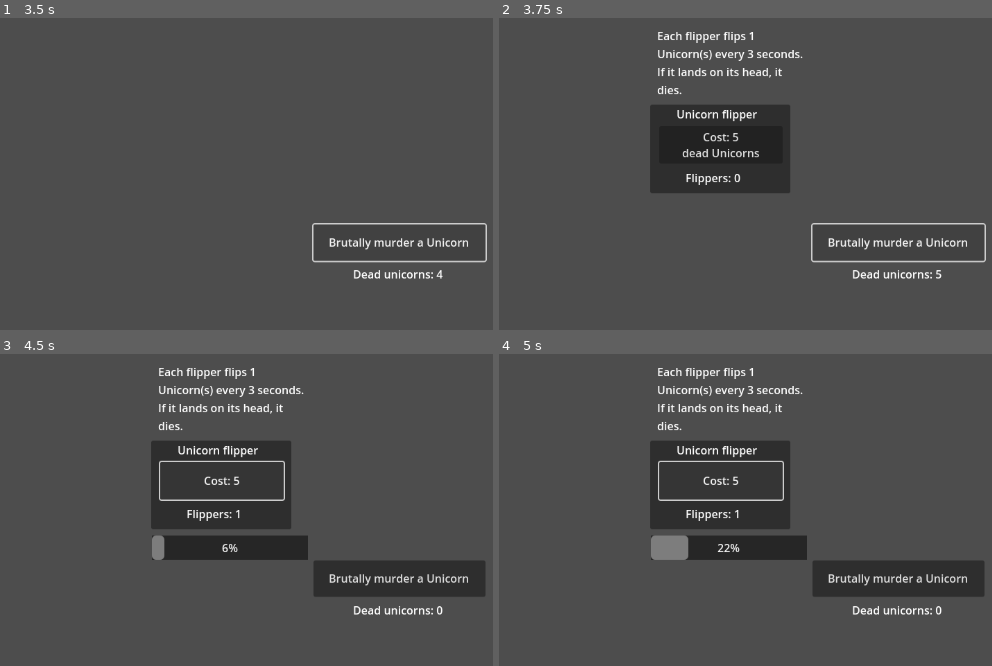
Above: before the commit, frames 1-4 (two rows, left to right).
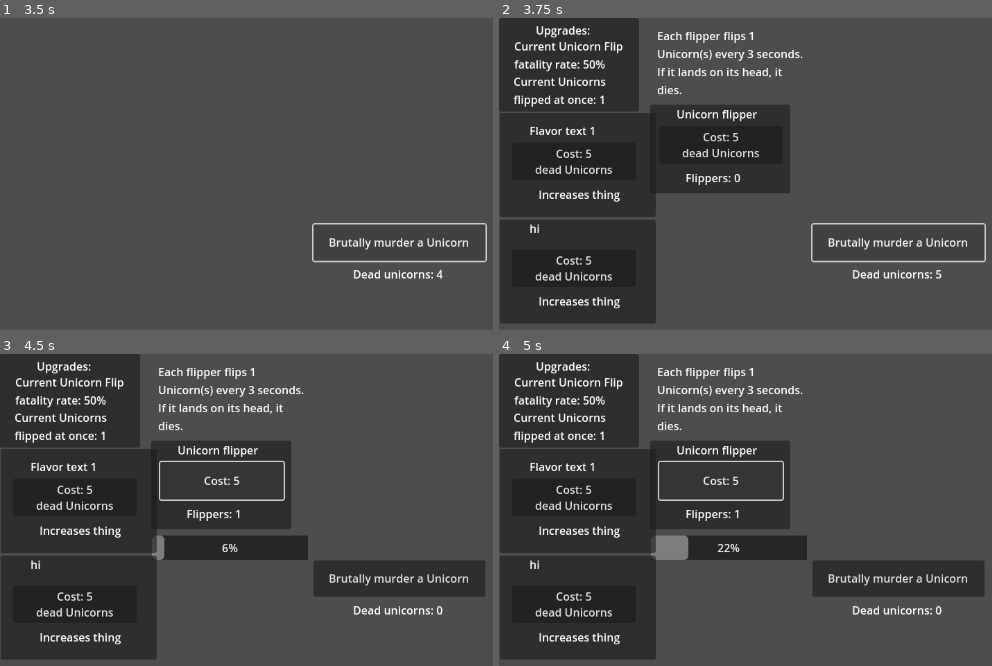
Above: after the commit, the same moments.

Repository: LoonTonk/Unicorn-Flipper
Game: Godot game, scene res://control.tscn
The game is run twice, just before and just after one commit, with the same random seed, the same clock (stepped at 60 frames per second) and the same inputs.
Inputs:
- Up to frame 1 (3.5 s): click "Brutally murder a Unicorn" at 0.5 s; click "Brutally murder a Unicorn" at 1.25 s; click "Brutally murder a Unicorn" at 2 s; tap Enter at 2.75 s
- Up to frame 2 (3.75 s): tap Space at 3.5 s
- Up to frame 3 (4.5 s): click "Cost: 5 dead Unicorns" at 4.25 s
- Up to frame 4 (5 s): no input

Frame 1 is identical in both runs. In frame 2, 28% of the frame differs, in the area x 0-32%, y 0-98%; in frame 3, 28%; in frame 4, 28%.

Commit message:
upgrades WIP

Diff:
--- a/multiplier upgrade.tscn
+++ b/multiplier upgrade.tscn
@@ -1,4 +1,6 @@
-[gd_scene format=3 uid="uid://dyjst5h8x82i4"]
+[gd_scene load_steps=2 format=3 uid="uid://dyjst5h8x82i4"]
+
+[ext_resource type="Script" path="res://probIncrease.gd" id="1_inawk"]
 
 [node name="Unicorn flipper" type="Panel"]
 custom_minimum_size = Vector2(170, 100)
@@ -53,7 +55,7 @@
 offset_top = 14.0
 offset_right = 160.0
 offset_bottom = 40.0
-text = "Unicorn flipper"
+text = "Flavor text 1"
 
 [node name="Label2" type="Label" parent="VScrollBar/VBoxContainer/Panel"]
 layout_mode = 0
@@ -62,6 +64,7 @@
 offset_right = 174.0
 offset_bottom = 132.0
 text = "Increases thing"
+script = ExtResource("1_inawk")
 
 [node name="Button" type="Button" parent="VScrollBar/VBoxContainer/Panel"]
 layout_mode = 0
--- /dev/null
+++ b/probIncrease.gd
@@ -0,0 +1,23 @@
+extends Label
+
+@export var prefix: String = "Probability "
+@export var baseCost: int = 5
+@onready var cost: int = baseCost
+@export var probIncrease: int = 0
+@onready var unicorns: Node = get_node("/root/Control/Unicorn num")
+@onready var button: Node = get_node("../Button")
+var timer = preload("res://timer.tscn")
+@onready var horseMultiplier: int = get_node("/root/Control/Unicorn num").horseMultiplier
+
+func _on_button_pressed():
+	if unicorns.things >= cost:
+		unicorns.change_things(-cost)
+		probIncrease += 2
+		text = prefix + str(probIncrease)
+		cost = baseCost * pow(1.15, probIncrease)
+		button.text = "Cost: " + str(cost)
+
+# Called every frame. 'delta' is the elapsed time since the previous frame.
+func _process(delta):
+	if unicorns.things == baseCost:
+		owner.visible = true
